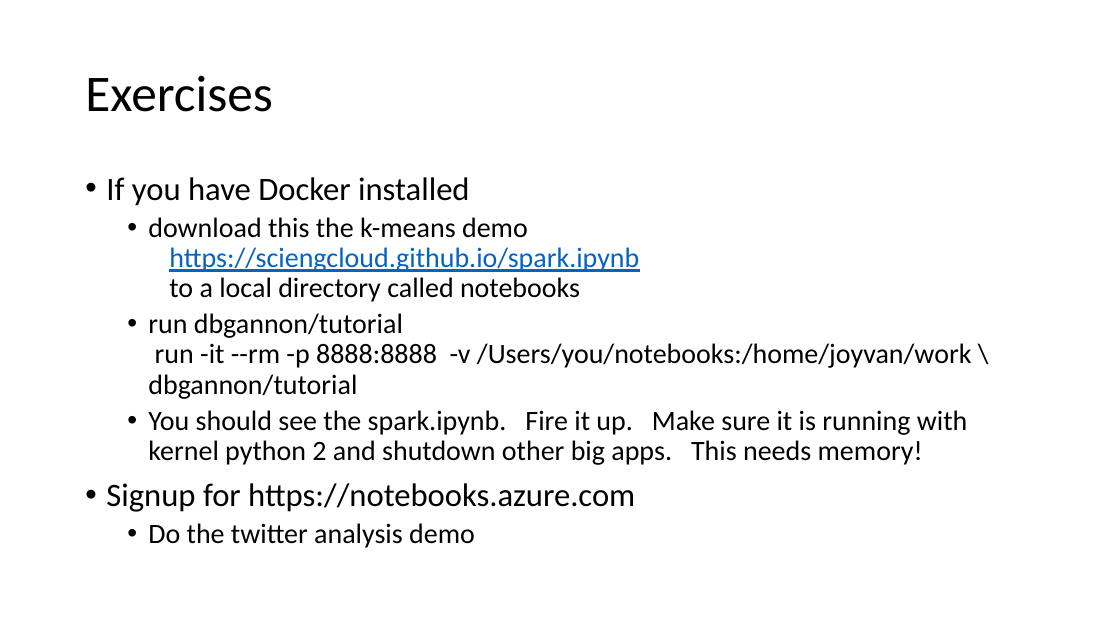
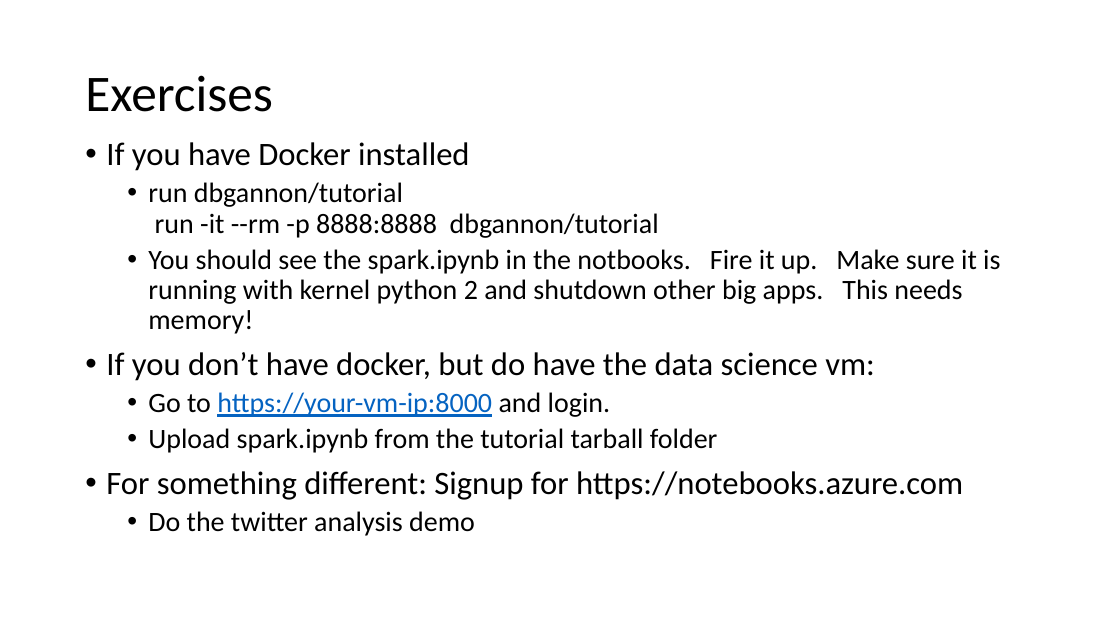
Before and after one commit to SciEngCloud/SciEngCloud.github.io, a slide deck: slide 12 of tutorial/cc4sr-part3.pptx. Drawn at 1120x630 pixels with LibreOffice and Linux fonts; fonts in the diff are those of the drawing. Boxes give left, top, right and bottom in pixels: in the first picture for what was removed or moved away, otherwise in the second. Text is boxed around its words. In the diff, an @@ line names an element or a change of style, - is before the commit and + after.

```diff
--- a/tutorial/cc4sr-part3.pptx
+++ b/tutorial/cc4sr-part3.pptx
@@ text "If you have Docker installed": place and size @@
-text "If you have Docker installed" at box(106, 177, 972, 548)
+text "If you have Docker installed" at box(106, 142, 1000, 536)
@@ text at box(106, 182, 1000, 500): text changed @@
-  • download this the k-means demo
-    https://sciengcloud.github.io/spark.ipynb
-    to a local directory called notebooks
-  • run dbgannon/tutorial
-    run -it --rm -p 8888:8888 -v /Users/you/notebooks:/home/joyvan/work \ dbgannon/tutorial
-  • You should see the spark.ipynb. Fire it up. Make sure it is running with kernel python 2 and shutdown other big apps. This needs memory!
-• Signup for https://notebooks.azure.com
+  • run dbgannon/tutorial
+    run -it --rm -p 8888:8888 dbgannon/tutorial
+  • You should see the spark.ipynb in the notbooks. Fire it up. Make sure it is running with kernel python 2 and shutdown other big apps. This needs memory!
+• If you don’t have docker, but do have the data science vm:
+  • Go to https://your-vm-ip:8000 and login.
+  • Upload spark.ipynb from the tutorial tarball folder
+• For something different: Signup for https://notebooks.azure.com
```
Also in this commit, not shown: 43 other files.
